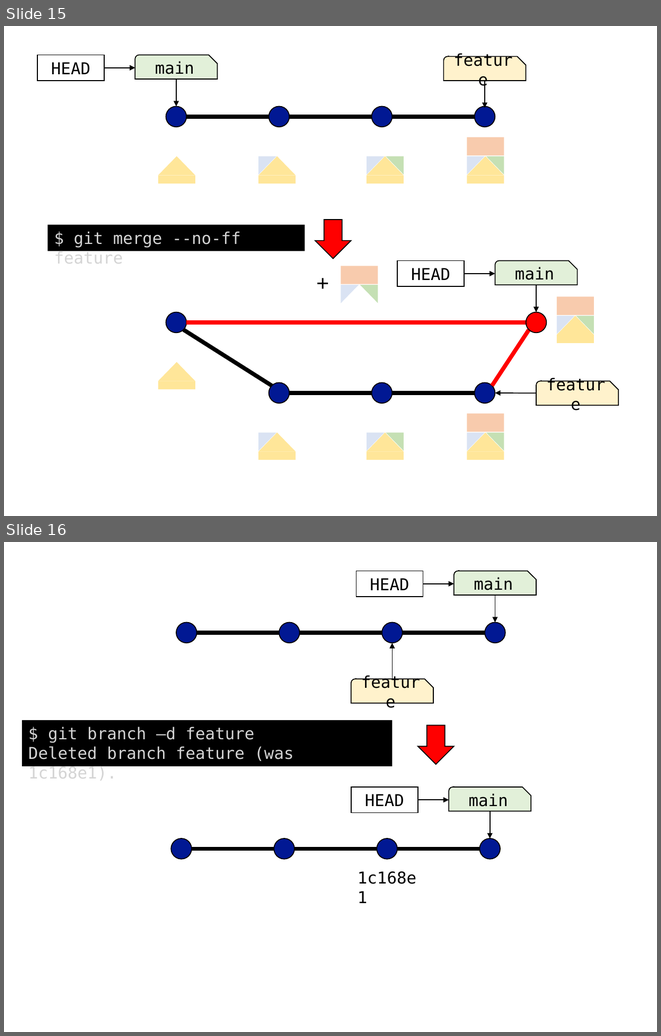
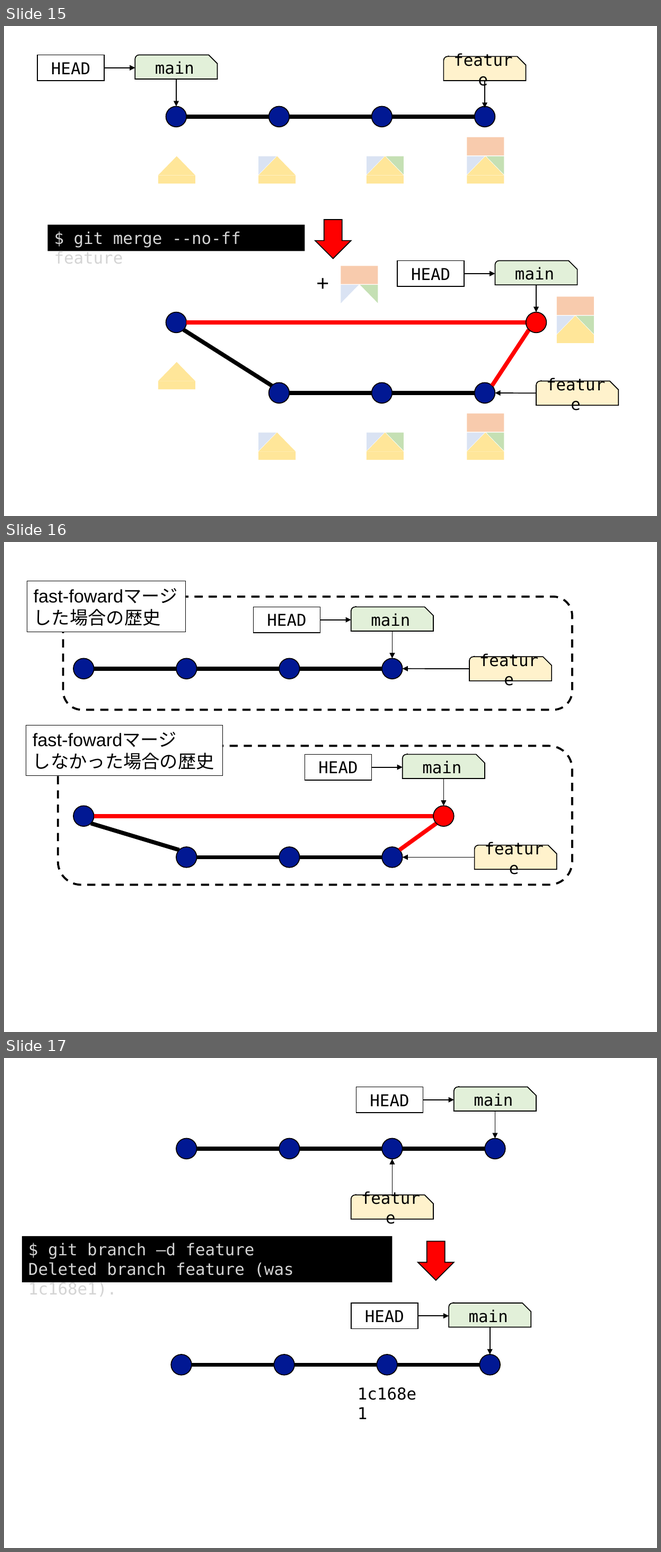
Before and after one commit to kaityo256/github, a slide deck: branch/fig/fig.pptx. Shown one above the other, each under a label of ours: slides 15 and 16 before the commit, slides 15, 16 and 17 after it. The pictures are 661x1036 and 661x1552 pixels, drawn with LibreOffice and Linux fonts; fonts in the diff are those of the drawing. Boxes give left, top, right and bottom in pixels: in the first picture for what was removed or moved away, otherwise in the second. Text is boxed around its words. In the diff, an @@ line names an element or a change of style, - is before the commit and + after.

```diff
--- a/branch/fig/fig.pptx
+++ b/branch/fig/fig.pptx
@@ slide 16 added at <box>4,542,657,1032</box>, background #FFFFFF @@
@@ rectangle added at <box>27,581,185,632</box>, fill #FFFFFF, outline #000000 0.75 pt, 20 pt, text #000000 @@
+fast-fowardマージ
+した場合の歴史
@@ rounded rectangle added at <box>63,597,573,710</box>, outline #000000 2.25 pt dashed @@
@@ rectangle added at <box>254,607,320,632</box>, outline #000000 1 pt, 18 pt, text #000000 @@
+HEAD
@@ arrow added from (320, 620) to (351, 620), #000000 1 pt @@
@@ snip round rect added at <box>351,607,433,631</box>, fill #E2F0D9, outline #000000 1 pt, 18 pt, text #000000 @@
+main
@@ arrow added from (392, 631) to (392, 658), #000000 1 pt @@
@@ ellipse added at <box>73,658,94,678</box>, fill #011893, outline #000000 1 pt @@
@@ line added from (94, 669) to (176, 669), #000000 4.5 pt @@
@@ ellipse added at <box>176,658,196,678</box>, fill #011893, outline #000000 1 pt @@
@@ line added from (196, 669) to (279, 669), #000000 4.5 pt @@
@@ ellipse added at <box>279,658,299,678</box>, fill #011893, outline #000000 1 pt @@
@@ line added from (300, 669) to (382, 669), #000000 4.5 pt @@
@@ ellipse added at <box>382,658,403,678</box>, fill #011893, outline #000000 1 pt @@
@@ arrow added from (469, 669) to (403, 669), #000000 1 pt @@
@@ snip round rect added at <box>469,657,552,681</box>, fill #FFF2CC, outline #000000 1 pt, 18 pt, text #000000 @@
+feature
@@ rectangle added at <box>26,725,223,776</box>, fill #FFFFFF, outline #000000 0.75 pt, 20 pt, text #000000 @@
+fast-fowardマージ
+しなかった場合の歴史
@@ rounded rectangle added at <box>58,746,572,885</box>, outline #000000 2.25 pt dashed @@
@@ rectangle added at <box>305,754,372,779</box>, outline #000000 1 pt, 18 pt, text #000000 @@
+HEAD
@@ snip round rect added at <box>403,754,485,778</box>, fill #E2F0D9, outline #000000 1 pt, 18 pt, text #000000 @@
+main
@@ arrow added from (372, 767) to (403, 767), #000000 1 pt @@
@@ arrow added from (443, 778) to (443, 806), #000000 1 pt @@
@@ ellipse added at <box>73,806,94,826</box>, fill #011893, outline #000000 1 pt @@
@@ ellipse added at <box>433,806,453,826</box>, fill #FF0000, outline #000000 1 pt @@
@@ line added from (91, 823) to (179, 849), #000000 4.5 pt @@
@@ line added from (94, 815) to (433, 815), #FF0000 4.5 pt @@
@@ line added from (400, 849) to (436, 823), #FF0000 4.5 pt @@
@@ ellipse added at <box>176,847,196,867</box>, fill #011893, outline #000000 1 pt @@
@@ line added from (196, 857) to (279, 857), #000000 4.5 pt @@
@@ ellipse added at <box>279,847,299,867</box>, fill #011893, outline #000000 1 pt @@
@@ line added from (300, 857) to (382, 857), #000000 4.5 pt @@
@@ ellipse added at <box>382,847,403,867</box>, fill #011893, outline #000000 1 pt @@
@@ arrow added from (474, 857) to (403, 857), #000000 1 pt @@
@@ snip round rect added at <box>474,845,556,869</box>, fill #FFF2CC, outline #000000 1 pt, 18 pt, text #000000 @@
+feature
@@ what was slide 16 is now slide 17 @@
```
Also in this commit, not shown: 3 other files.
